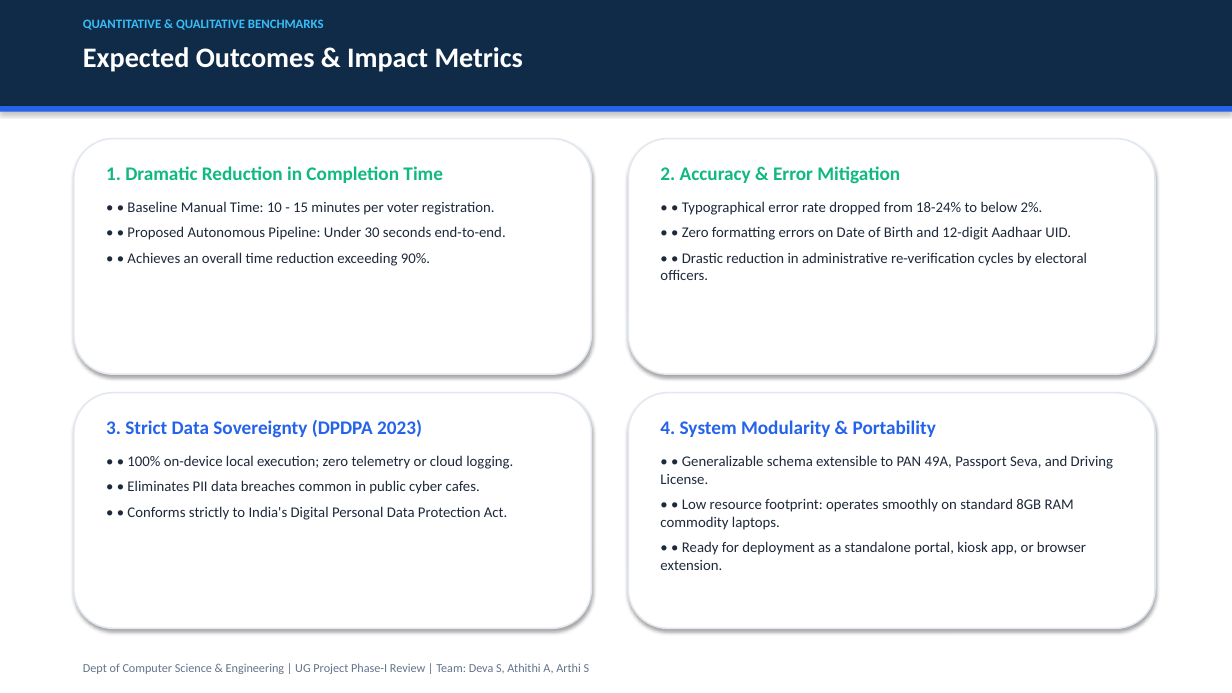
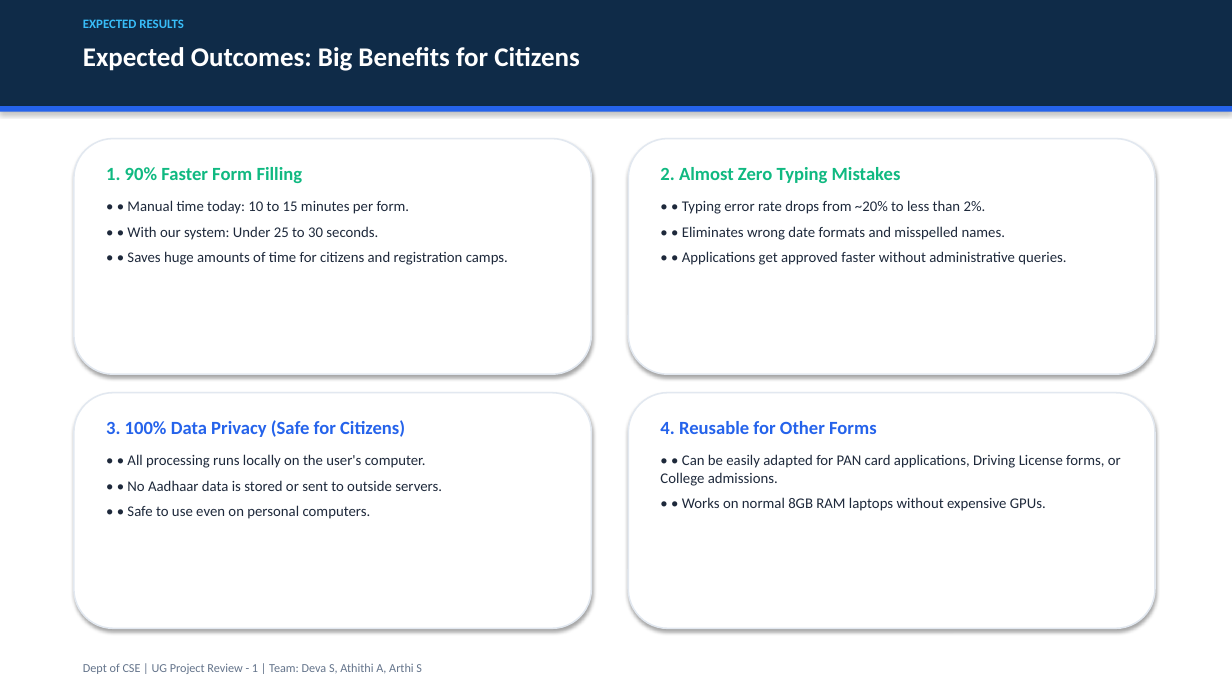
Before and after one commit to deva-2006/govtAutofill, a slide deck: slide 14 of First_Review_UG_Project_Presentation.pptx. Drawn at 1232x693 pixels with LibreOffice and Linux fonts; fonts in the diff are those of the drawing. Boxes give left, top, right and bottom in pixels: in the first picture for what was removed or moved away, otherwise in the second. Text is boxed around its words. In the diff, an @@ line names an element or a change of style, - is before the commit and + after.

```diff
--- a/First_Review_UG_Project_Presentation.pptx
+++ b/First_Review_UG_Project_Presentation.pptx
@@ text at (83, 19, 183, 28): text changed @@
-QUANTITATIVE & QUALITATIVE BENCHMARKS
+EXPECTED RESULTS
@@ text at (83, 47, 580, 71): text changed; size 22 to 21 pt @@
-Expected Outcomes & Impact Metrics
+Expected Outcomes: Big Benefits for Citizens
@@ text at (106, 167, 508, 265): text changed @@
-1. Dramatic Reduction in Completion Time
-• • Baseline Manual Time: 10 - 15 minutes per voter registration.
-• • Proposed Autonomous Pipeline: Under 30 seconds end-to-end.
-• • Achieves an overall time reduction exceeding 90%.
+1. 90% Faster Form Filling
+• • Manual time today: 10 to 15 minutes per form.
+• • With our system: Under 25 to 30 seconds.
+• • Saves huge amounts of time for citizens and registration camps.
@@ text at (660, 167, 1066, 265): text changed @@
-2. Accuracy & Error Mitigation
-• • Typographical error rate dropped from 18-24% to below 2%.
-• • Zero formatting errors on Date of Birth and 12-digit Aadhaar UID.
-• • Drastic reduction in administrative re-verification cycles by electoral officers.
+2. Almost Zero Typing Mistakes
+• • Typing error rate drops from ~20% to less than 2%.
+• • Eliminates wrong date formats and misspelled names.
+• • Applications get approved faster without administrative queries.
@@ text at (106, 420, 442, 519): text changed @@
-3. Strict Data Sovereignty (DPDPA 2023)
-• • 100% on-device local execution; zero telemetry or cloud logging.
-• • Eliminates PII data breaches common in public cyber cafes.
-• • Conforms strictly to India's Digital Personal Data Protection Act.
+3. 100% Data Privacy (Safe for Citizens)
+• • All processing runs locally on the user's computer.
+• • No Aadhaar data is stored or sent to outside servers.
+• • Safe to use even on personal computers.
@@ text at (660, 421, 1121, 511): text changed @@
-4. System Modularity & Portability
-• • Generalizable schema extensible to PAN 49A, Passport Seva, and Driving License.
-• • Low resource footprint: operates smoothly on standard 8GB RAM commodity laptops.
-• • Ready for deployment as a standalone portal, kiosk app, or browser extension.
+4. Reusable for Other Forms
+• • Can be easily adapted for PAN card applications, Driving License forms, or College admissions.
+• • Works on normal 8GB RAM laptops without expensive GPUs.
@@ text at (83, 663, 422, 674): text changed @@
-Dept of Computer Science & Engineering | UG Project Phase-I Review | Team: Deva S, Athithi A, Arthi S
+Dept of CSE | UG Project Review - 1 | Team: Deva S, Athithi A, Arthi S
```
Also in this commit, not shown: 15 other slides changed, 1 other file.
